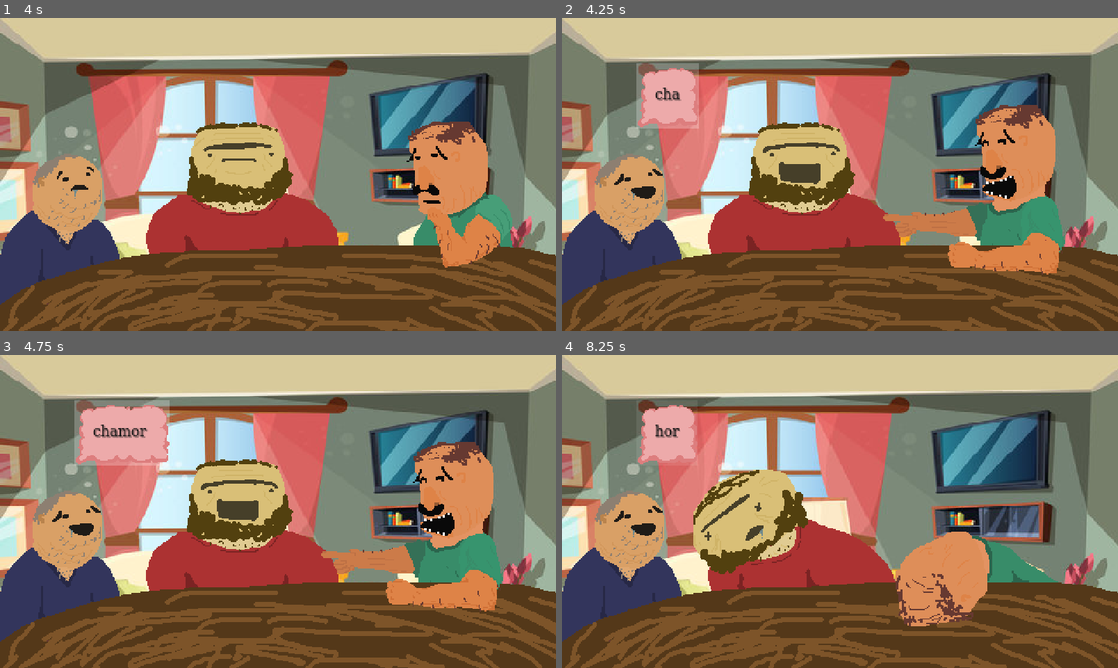
Above: before the commit, frames 1-4 (two rows, left to right).
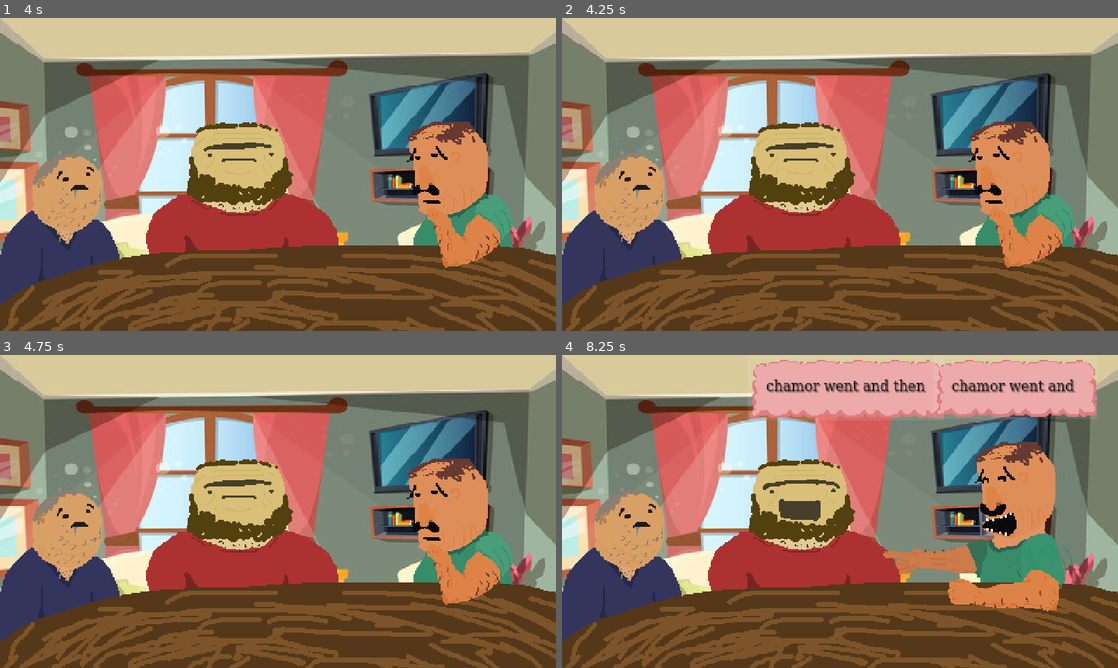
Above: after the commit, the same moments.

Repository: Guy-Michael/dead-jokes
Game: Godot game, scene res://Scenes/main_scene.tscn
Same seed, same stepped clock (60 frames per second), same inputs: the game is played once before the commit and once after it.
Inputs (mouse positions are in pixels of both pictures, inside the frame that each line leads up to):
- Up to frame 1 (4 s): tap Enter at 0.5, 2, 3.5 s; move the mouse to (400, 158) at 0.52 s; hold C (clap) 0.53-1.28 s; tap L (laugh) at 0.8, 1.35, 2.3 s; tap Space at 1.25, 2.75 s; move the mouse to (166, 190) at 1.27 s; tap C (clap) at 1.55, 3.05 s; move the mouse to (333, 105) at 2.02 s; hold C (clap) 2.03-2.78 s; move the mouse to (250, 237) at 2.77 s; click (250, 237) at 2.85 s; move the mouse to (444, 221) at 3.52 s; hold L (laugh) from 3.53 s (still down)
- Up to frame 2 (4.25 s): keep holding L (laugh)
- Up to frame 3 (4.75 s): move the mouse to (111, 464) at 4.27 s; release L (laugh) at 4.28 s; tap C (clap) at 4.35 s
- Up to frame 4 (8.25 s): move the mouse to (867, 511) at 5.02 s; hold L (laugh) 5.03-5.78 s; move the mouse to (756, 433) at 5.77 s; tap C (clap) at 5.85, 7.55 s; move the mouse to (962, 495) at 6.52 s; press the mouse at (962, 495) at 6.53 s; tap L (laugh) at 6.8, 7.35 s; move the mouse to (728, 527) at 7.27 s; release the mouse at (728, 527) at 7.28 s; move the mouse to (895, 442) at 8.02 s; hold C (clap) from 8.03 s (still down)

Frame 1 is identical in both runs. In frame 2, 8.8% of the frame differs, in the area x 9-93%, y 14-82%; in frame 3, 9.9%; in frame 4, 28%, in the area x 9-97%, y 1-87%.

Commit message:
building main scene

Diff:
--- a/Nodes/node_dad.tscn
+++ b/Nodes/node_dad.tscn
@@ -12,13 +12,12 @@
 position = Vector2(248, 120)
 script = ExtResource("2_l4x7i")
 jokes = Array[Resource("res://Nodes/script_joke.gd")]([ExtResource("4_8raph")])
-texture = ExtResource("1_livho")
 
 [node name="TextBox" parent="." instance=ExtResource("2_orbi0")]
-offset_left = -176.0
-offset_top = -96.0
-offset_right = -143.0
-offset_bottom = -40.0
+offset_left = -200.0
+offset_top = -120.0
+offset_right = -167.0
+offset_bottom = -64.0
 
 [node name="CollisionShape2D" type="CollisionShape2D" parent="TextBox"]
 position = Vector2(16, 28)
--- a/Nodes/script_dad.gd
+++ b/Nodes/script_dad.gd
@@ -1,3 +1,4 @@
+@tool
 extends Node2D
 class_name class_dad
 
@@ -8,7 +9,9 @@
 }
 
 @export var jokes : Array[class_joke]
-@export var texture: Texture
+@export var cooldown_min = 4.0
+@export var cooldown_max = 9.0
+@export var textbox_pos: Vector2
 
 var current_joke = -1
 @onready var my_timer = $timer
@@ -18,14 +21,20 @@
 @onready var state = DAD_STATES.off
 
 func _ready():
-	my_timer.start()
-	my_sprite.set_texture(texture)
+	my_timer.start(rnd.randf_range(cooldown_min,cooldown_max))
 
 func _process(_delta):
-	if Input.is_action_pressed("clap"):
-		send_action(globals.ACTIONS.CLAP)
-	if Input.is_action_pressed("laugh"):
-		send_action(globals.ACTIONS.LAUGH)
+
+	if not Engine.is_editor_hint():
+		if Input.is_action_pressed("clap"):
+			send_action(globals.ACTIONS.CLAP)
+		if Input.is_action_pressed("laugh"):
+			send_action(globals.ACTIONS.LAUGH)
+	else:
+		my_textbox.global_position = Vector2(textbox_pos)
+
+
+
 func _on_timer_timeout():
 
 	match state:
--- a/Scenes/main_scene.tscn
+++ b/Scenes/main_scene.tscn
@@ -13,21 +13,50 @@
 z_index = -5
 position = Vector2(24, 247)
 texture = ExtResource("1_05ipf")
+metadata/_edit_lock_ = true
 
 [node name="bg" type="Sprite2D" parent="."]
 z_index = -10
 position = Vector2(24, 247)
 texture = ExtResource("2_qav1c")
-
-[node name="dad_left" parent="." instance=ExtResource("3_dl2ld")]
-position = Vector2(24, 247)
+metadata/_edit_lock_ = true
 
 [node name="dad_middle" parent="." instance=ExtResource("3_dl2ld")]
 z_index = -2
 position = Vector2(24, 247)
+textbox_pos = Vector2(160, 0)
+
+[node name="TextBox" parent="dad_middle" index="0"]
+offset_left = -80.0
+offset_top = -135.0
+offset_right = -47.0
+offset_bottom = -79.0
+
+[node name="timer" parent="dad_middle" index="1"]
+wait_time = 7.2549
+
+[node name="sprite" parent="dad_middle" index="2"]
 texture = ExtResource("4_n34ln")
 
 [node name="dad_right" parent="." instance=ExtResource("3_dl2ld")]
 z_index = -1
 position = Vector2(24, 247)
+textbox_pos = Vector2(320, 0)
+
+[node name="TextBox" parent="dad_right" index="0"]
+offset_left = 80.0
+offset_top = -135.0
+offset_right = 113.0
+offset_bottom = -80.0
+
+[node name="timer" parent="dad_right" index="1"]
+wait_time = 5.09173
+
+[node name="sprite" parent="dad_right" index="2"]
 texture = ExtResource("5_wyagn")
+
+[node name="NodeDad" parent="." instance=ExtResource("3_dl2ld")]
+position = Vector2(24, 247)
+
+[editable path="dad_middle"]
+[editable path="dad_right"]
--- a/Scripts/text_box.gd
+++ b/Scripts/text_box.gd
@@ -25,8 +25,6 @@
 func display_text(text_to_display: String):
 
 	set_texture(0)
-
-	print("  - displaying: " + text_to_display)
 	text = text_to_display
 
 	visible = text != ""
--- a/jokes/joke_chamor.tres
+++ b/jokes/joke_chamor.tres
@@ -13,7 +13,7 @@
 script = ExtResource("1_i3ud1")
 text = "horse haha"
 time = 6.0
-accepted_indexes = Array[int]([1])
+accepted_indexes = Array[int]([1, 0])
 
 [resource]
 script = ExtResource("2_q24x6")
